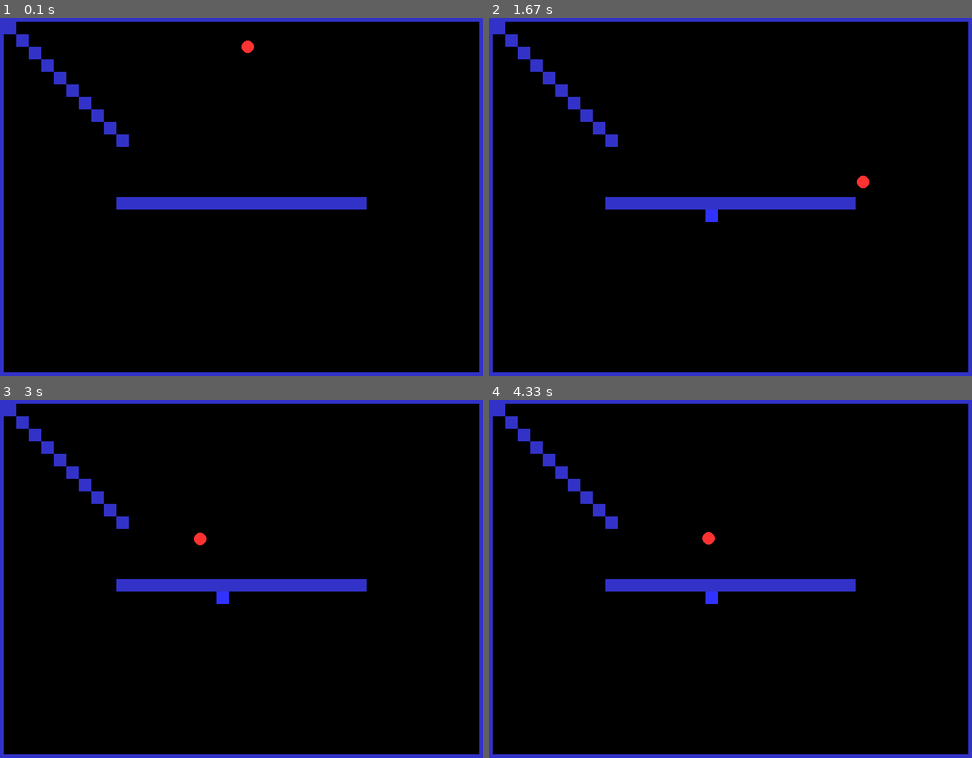
Above: before the commit, frames 1-4 (two rows, left to right).
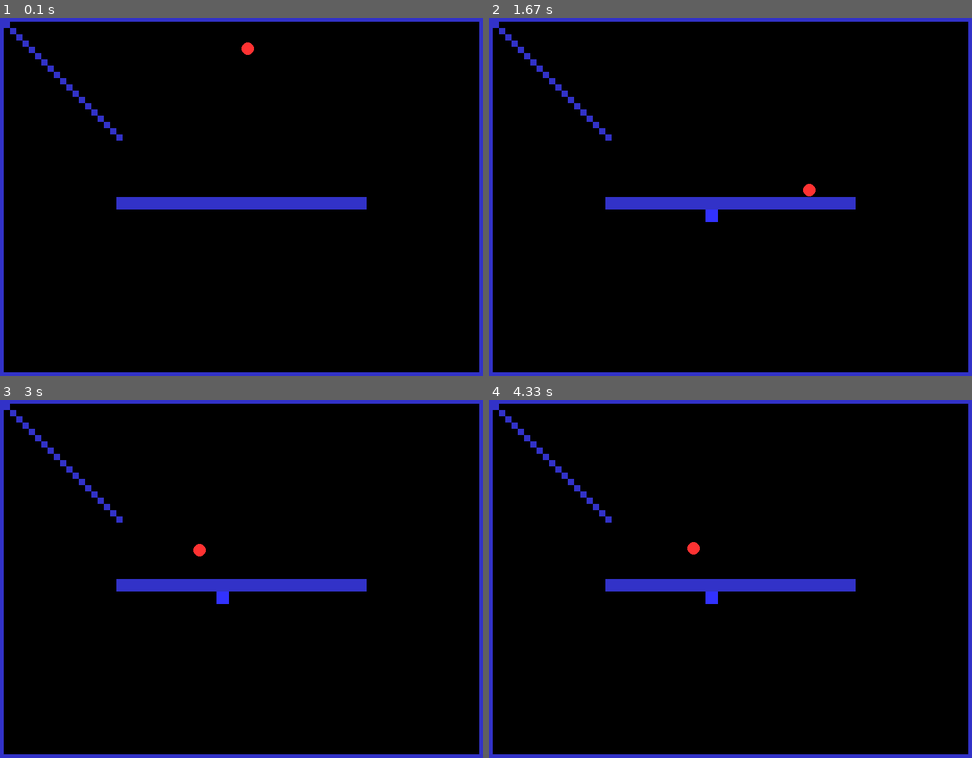
Above: after the commit, the same moments.

Repository: dankelley2/Pygame_BasicExamples
Game: pygame game, started from Platformer/game.py
Two runs of this game, one before a commit and one after it. Both use one fixed random seed, a clock stepped at 60 frames per second and the inputs below.
Inputs (mouse positions are in pixels of both pictures, inside the frame that each line leads up to):
- Up to frame 1 (0.1 s): no input
- Up to frame 2 (1.67 s): hold D 0.33-0.8 s; click (711, 214) at 0.88 s; hold D 1.17-1.63 s; move the mouse to (889, 186) at 1.2 s
- Up to frame 3 (3 s): hold A 1.67-2.2 s; hold A 2.23-2.63 s; tap Space at 2.67 s
- Up to frame 4 (4.33 s): hold D 3-3.63 s; tap Space at 3.07, 3.37, 3.73, 4.03, 4.23 s; hold A 3.67-4.13 s; hold D from 4.17 s (still down)

The runs differ from the first frame. In frame 1, 0.5% of the frame differs, in the area x 0-53%, y 1-37%; in frame 2, 0.6%, in the area x 0-79%, y 1-50%; in frame 3, 0.6%; in frame 4, 0.6%.

Commit message:
stuff and things

Diff:
--- a/Platformer/classes/controllers.py
+++ b/Platformer/classes/controllers.py
@@ -1,4 +1,3 @@
-import pygame
 from . import entities
 
 # input class that represents the input state of the game for a character controller
@@ -13,22 +12,22 @@
 class CharacterController:
     def __init__(self, player: entities.Player):
         self.player = player
-        self.move_delta_velocity = 1.5
-        self.jump_velocity = 3.0
+        self.move_delta_velocity = 1.0
+        self.jump_velocity = 4.0
 
     # handle input for the player
     def handle_input(self, input: Input):
 
         # Left and Right Movement
-        if input.left and self.player.velocity.x > -3:
+        if input.left and self.player.velocity.x > -2:
             self.player.add_velocity(vx= -self.move_delta_velocity, vy=0)
-        if input.right and self.player.velocity.x < 3:
+        if input.right and self.player.velocity.x < 2:
             self.player.add_velocity(vx= self.move_delta_velocity, vy=0)
 
         # Jump
         if input.jump and self.player.standing:
             self.player.standing = False
-            self.player.add_velocity(vx=0, vy= -self.jump_velocity)
+            self.player.set_velocity(vy= -self.jump_velocity)
         #End Controls
 
     # run the character controller
--- a/Platformer/classes/entities.py
+++ b/Platformer/classes/entities.py
@@ -86,12 +86,14 @@
     # collision_handler is a function that takes in a collision object and handles the collision
     def step(self):
         self.move_by(self.velocity.x, self.velocity.y)
-        self.velocity.x *= 0.9
+        self.velocity.x *= 0.8
 
     # add velocity
-    def add_velocity(self, vx, vy):
-        self.velocity.x += vx
-        self.velocity.y += vy
+    def add_velocity(self, vx=None, vy=None):
+        if vx is not None:
+            self.velocity.x += vx
+        if vy is not None:
+            self.velocity.y += vy
 
     # add velocity
     def set_velocity(self, vx=None, vy=None):
@@ -109,20 +111,6 @@
         pass
 
 
-
-# class that represents a bullet in pygame
-# It has an initial size, keeps track of it's circle object, and has a draw method
-# This class inherits from Drawable, which is an example of polymorphism
-class Bullet(Drawable):
-
-    def __init__(self, x, y, r, color):
-        super().__init__(x, y, r, r, color)
-
-    # draw the bullet, this overrides the draw method in Drawable
-    def draw(self, screen):
-        pygame.draw.ellipse(screen, self.color, self.rect)
-
-
 # player class that represents the player in the game
 # This class inherits from Drawable, which is an example of polymorphism
 class Player(Physical):
@@ -137,7 +125,7 @@
         # if the other object is a wall
         if isinstance(other, Wall):
             # if the collision vector is pointing up, set the y velocity to 0, and standing to true
-            if collision_vector.y > 0 and not self.standing:
+            if collision_vector.y == 1.0 and not self.standing:
                 self.vy = 0
                 self.standing = True
 
--- /dev/null
+++ b/Platformer/classes/gamestate.py
@@ -0,0 +1,11 @@
+import pygame
+
+class GameState:
+    def __init__(self):
+        self.WIDTH, self.HEIGHT = 800, 600
+        self.screen = pygame.display.set_mode((self.WIDTH, self.HEIGHT), vsync=True)
+        self.clock = pygame.time.Clock()
+        self.running = True
+
+        self.FPS = 60 # set FPS to something reasonable, Physics is locked to FPS at the moment
+        self.GRAVITY = 0.15
--- /dev/null
+++ b/Platformer/classes/scenes.py
@@ -0,0 +1,88 @@
+from . import gamestate, entities, controllers
+
+# basic scene class with: name variable, start function, next_scene variable
+class Scene:
+    def __init__(self, name):
+        self.name = name
+        self.game_state = gamestate.GameState()
+        self.engine: function = None
+        self.next_scene = None
+        self.dynamic_objects = []
+        self.walls = []
+
+    # def run(self, game_state):
+    #     if self.engine is not None:
+    #         self.engine(game_state)
+    #         if self.next_scene is not None:
+    #             self.next_scene.run(game_state)
+
+    def draw(self):
+        pass
+
+    def setup(self):
+        pass
+
+    # add a dynamic object to the scene
+    def add_dynamic_object(self, obj):
+        self.dynamic_objects.append(obj)
+
+    # add a wall to the scene
+    def add_wall(self, wall):
+        self.walls.append(wall)
+
+    def remove_dynamic_object(self, obj):
+        self.dynamic_objects.remove(obj)
+
+    def remove_wall(self, wall):
+        self.walls.remove(wall)
+
+    def clear_dynamic_objects(self):
+        self.dynamic_objects.clear()
+
+    def clear_walls(self):
+        self.walls.clear()
+
+    def clear_all_objects(self):
+        self.clear_dynamic_objects()
+        self.walls.clear()
+
+
+# level 1 scene class
+class level_1(Scene):
+    def __init__(self):
+        super().__init__("level_1")
+        self.next_scene = None
+        self.setup()
+
+    # setup the scene
+    def setup(self):
+        # Character controller setup
+        player =  entities.Player(self.game_state.WIDTH // 2, 50, 20, 20, color=(255, 50, 50))
+        self.character_controller = controllers.CharacterController(player)
+
+        # Add to scene
+        self.add_dynamic_object(player)
+
+        # add walls around the edges of the screen
+        self.add_wall(entities.Wall(0, 0, self.game_state.WIDTH, 20, color=(50, 50, 200)))
+        self.add_wall(entities.Wall(0, 0, 20, self.game_state.HEIGHT, color=(50, 50, 200)))
+        self.add_wall(entities.Wall(self.game_state.WIDTH - 20, 0, 20, self.game_state.HEIGHT, color=(50, 50, 200)))
+        self.add_wall(entities.Wall(0, self.game_state.HEIGHT - 20, self.game_state.WIDTH, 20, color=(50, 50, 200)))
+        # make a wall that spans half the screen horizontally
+        self.add_wall(entities.Wall(self.game_state.WIDTH // 4, self.game_state.HEIGHT // 2, self.game_state.WIDTH // 2, 20, color=(50, 50, 200)))
+        # make 20x20 walls in a staircase pattern
+        for i in range(10):
+            self.add_wall(entities.Wall(20 + i * 20, 20 + i * 20, 20, 20, color=(50, 50, 200)))
+
+    # Draw background with two layers of objects
+    def draw(self):
+        # Fill the screen with black
+        self.game_state.screen.fill((0, 0, 0))
+
+        # Draw the walls
+        for obj in self.walls:
+            obj.draw(self.game_state.screen)
+
+        # Draw the dynamic objects
+        for obj in self.dynamic_objects:
+            obj.draw(self.game_state.screen)
--- a/Platformer/game.py
+++ b/Platformer/game.py
@@ -17,7 +17,7 @@
         self.FPS = 60
 
         # other setup stuff, will move this to a function later
-        self.GRAVITY = 0.1
+        self.GRAVITY = 0.25
         player =  entities.Player(self.WIDTH // 2, 50, 20, 20, color=(255, 50, 50))
         self.character_controller = controllers.CharacterController(player)
         self.bullets = []
@@ -34,8 +34,8 @@
     entities.Wall(game_state.WIDTH // 4, game_state.HEIGHT // 2, game_state.WIDTH // 2, 20, color=(50, 50, 200))
 
     # make 20x20 walls in a staircase pattern
-    for i in range(10):
-        entities.Wall(20 + i * 20, 20 + i * 20, 20, 20, color=(50, 50, 200))
+    for i in range(20):
+        entities.Wall(10 + i * 10, 10 + i * 10, 10, 10, color=(50, 50, 200))
 
 # Main game loop
 def game_loop(game_state: GameState):
